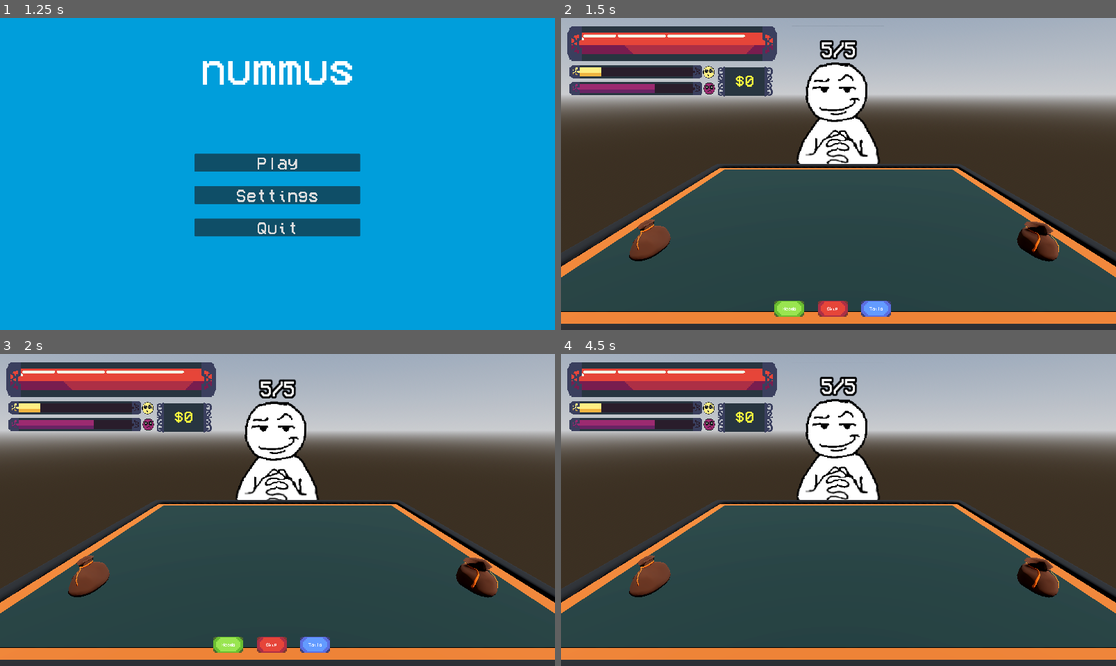
Above: before the commit, frames 1-4 (two rows, left to right).
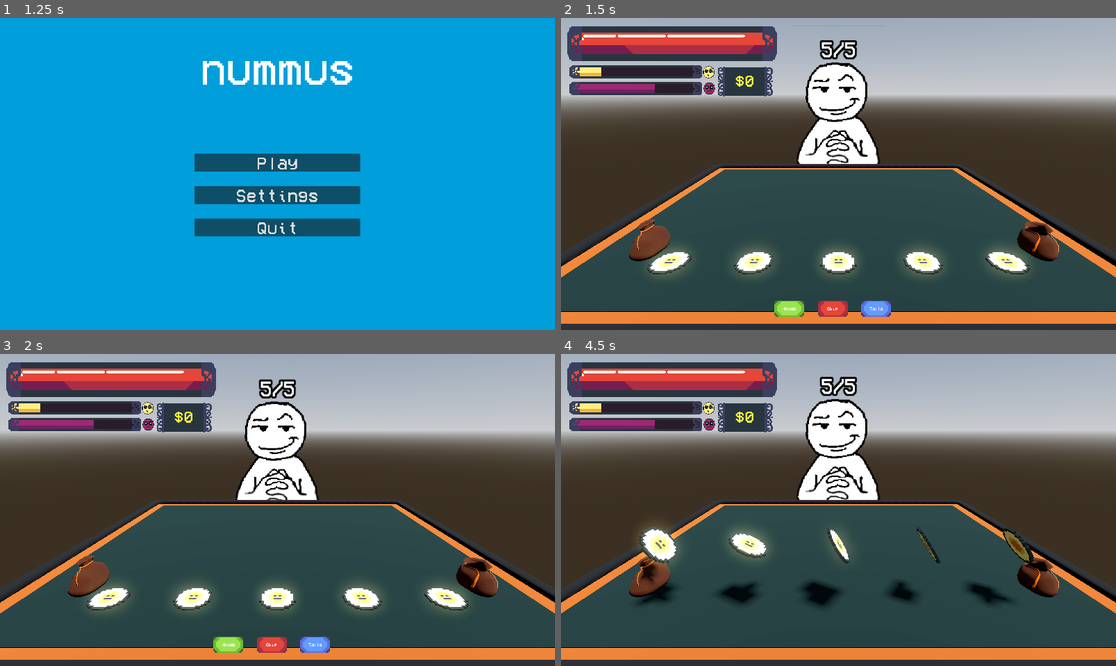
Above: after the commit, the same moments.

Repository: nianjindev/nummus
Game: Godot game, scene res://gui/splash_screen/splash_screen_manager.tscn
Two runs of this game, one before a commit and one after it. Both use one fixed random seed, a clock stepped at 60 frames per second and the inputs below. The engine's default icon, where the game draws it, is replaced by a stand-in: a white triangle on a blue panel in a dark square.
Inputs (mouse positions are in pixels of both pictures, inside the frame that each line leads up to):
- Up to frame 1 (1.25 s): tap Enter at 0.5 s; move the mouse to (399, 158) at 0.52 s; click (399, 158) at 0.67 s; tap Space at 0.77 s
- Up to frame 2 (1.5 s): click "Play" at 1.25 s
- Up to frame 3 (2 s): no input
- Up to frame 4 (4.5 s): click "Skip" at 2 s; click "Skip" at 2.75 s; click "Heads" at 3.5 s; move the mouse to (727, 525) at 4.27 s; click (727, 525) at 4.42 s

Frame 1 is identical in both runs. In frame 2, 2.7% of the frame differs, in the area x 15-85%, y 73-84%; in frame 3, 2.7%; in frame 4, 3.4%, in the area x 13-86%, y 54-81%.
Error before the commit: Parse Error: Too few arguments for "check_spacing()" call. Expected at least 1 but received 0. (res://base_objects/table_handler.gd:12)

Commit message:
Fixed some bug

Diff:
--- a/nummus-game/base_objects/table_handler.gd
+++ b/nummus-game/base_objects/table_handler.gd
@@ -9,7 +9,7 @@
 var increment: float
 
 func _ready() -> void:
-	check_spacing()
+	check_spacing(Globals.max_hand)
 
 func check_spacing(hand_size: int):
 	increment = (abs(endpoint_l.position.z) + abs(endpoint_r.position.z))/(hand_size-1)
